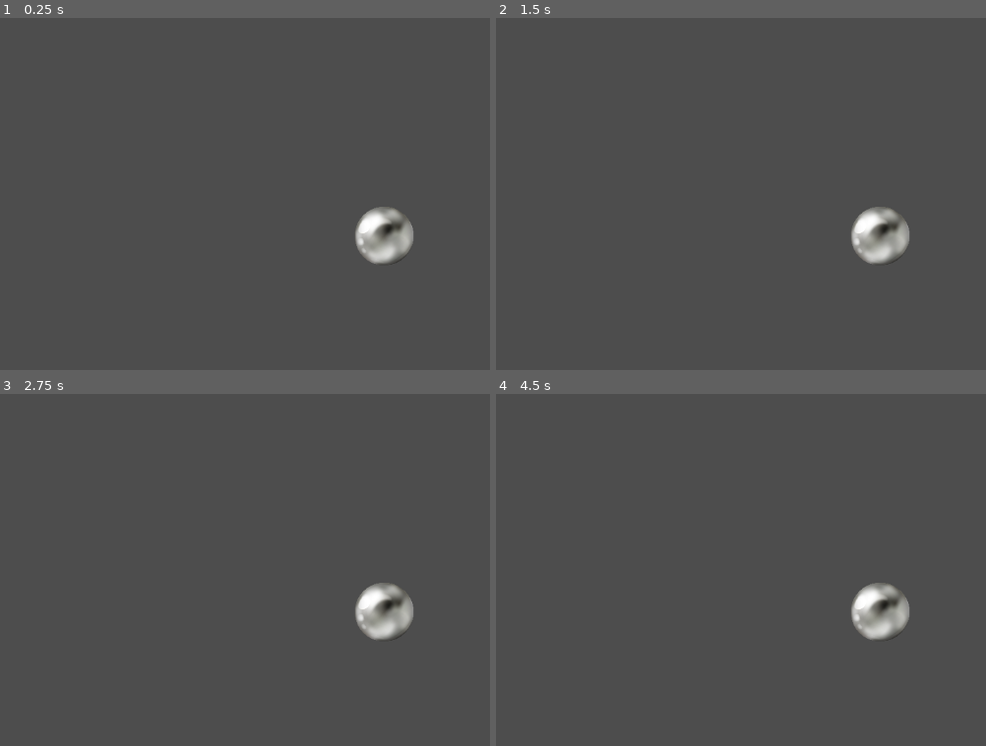
Above: before the commit, frames 1-4 (two rows, left to right).
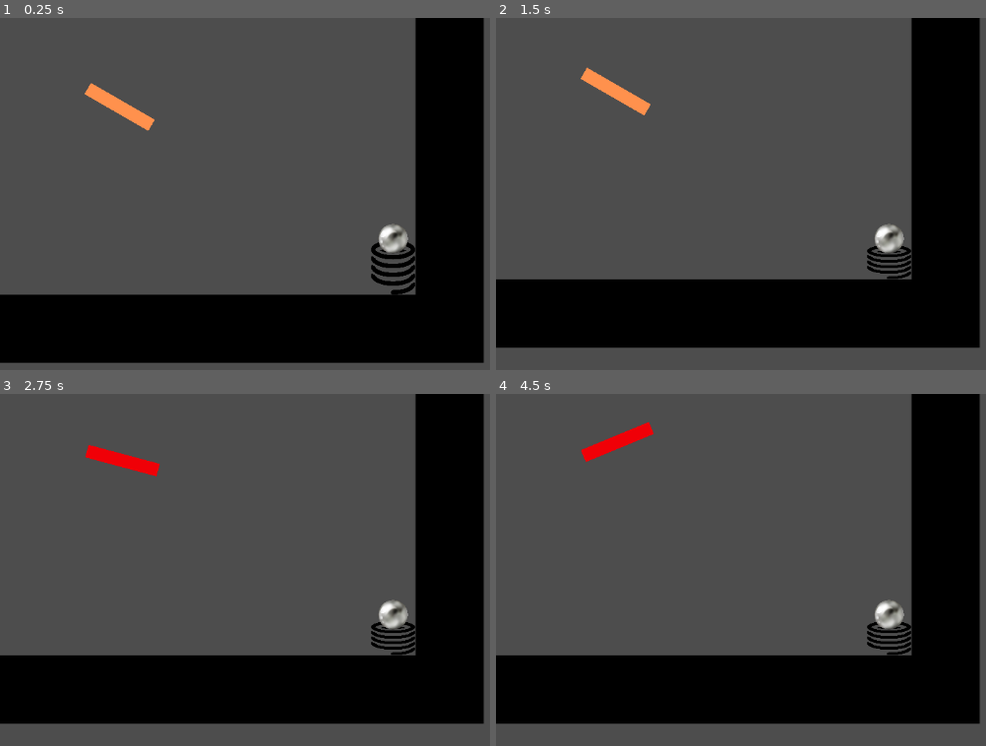
Above: after the commit, the same moments.

Repository: LeoDresang/PinballFinalProject
Game: Godot game, scene res://Scenes/PinballScene.tscn
Same seed, same stepped clock (60 frames per second), same inputs: the game is played once before the commit and once after it.
Inputs:
- Up to frame 1 (0.25 s): no input
- Up to frame 2 (1.5 s): tap Enter at 0.5 s; hold Space (Charge_Spring, bound only after the commit) 0.53-1.28 s; hold D (Right_Flipper, bound only after the commit) from 0.53 s (still down); tap Space (Charge_Spring, bound only after the commit) at 1.35 s
- Up to frame 3 (2.75 s): tap Space (Charge_Spring, bound only after the commit) at 1.52, 1.82, 2 s; release D (Right_Flipper, bound only after the commit) at 2.03 s; hold A (Left_Flipper, bound only after the commit) from 2.03 s (still down); hold Space (Charge_Spring, bound only after the commit) from 2.03 s (still down)
- Up to frame 4 (4.5 s): release A (Left_Flipper, bound only after the commit) at 2.78 s; release Space (Charge_Spring, bound only after the commit) at 2.78 s; hold D (Right_Flipper, bound only after the commit) 2.78-4.28 s; tap Space (Charge_Spring, bound only after the commit) at 2.85, 3.02, 3.32, 4.35 s; tap Enter at 3.5 s; hold Space (Charge_Spring, bound only after the commit) 3.53-4.28 s; hold A (Left_Flipper, bound only after the commit) from 4.28 s (still down)

The runs differ from the first frame. In frame 1, 33% of the frame differs, in the area x 0-99%, y 0-99%; in frame 2, 32%; in frame 3, 32%; in frame 4, 32%.

Commit message:
added a bunch of stuff ngl

Diff:
--- a/pinball-final-project/Scenes/Ball.tscn
+++ b/pinball-final-project/Scenes/Ball.tscn
@@ -1,11 +1,13 @@
-[gd_scene load_steps=3 format=3 uid="uid://b3q84wv6mu7xs"]
+[gd_scene load_steps=4 format=3 uid="uid://b3q84wv6mu7xs"]
 
+[ext_resource type="Script" path="res://Scripts/ball.gd" id="1_muyic"]
 [ext_resource type="Texture2D" uid="uid://bk8onn0jp6i4q" path="res://Assets/Ball.png" id="1_oj547"]
 
 [sub_resource type="CircleShape2D" id="CircleShape2D_4lscg"]
 radius = 43.5
 
 [node name="Ball" type="CharacterBody2D"]
+script = ExtResource("1_muyic")
 
 [node name="Sprite2D" type="Sprite2D" parent="."]
 scale = Vector2(0.1, 0.1)
--- /dev/null
+++ b/pinball-final-project/Scenes/Border.tscn
@@ -0,0 +1,15 @@
+[gd_scene load_steps=2 format=3 uid="uid://c6760ncedyjvs"]
+
+[ext_resource type="Texture2D" uid="uid://dtr4o8xckgl54" path="res://Assets/Border.png" id="1_3mwcy"]
+
+[node name="Border" type="CharacterBody2D"]
+scale = Vector2(2, 2)
+
+[node name="Sprite2D" type="Sprite2D" parent="."]
+texture = ExtResource("1_3mwcy")
+
+[node name="CollisionPolygon2D" type="CollisionPolygon2D" parent="."]
+position = Vector2(7, 0)
+scale = Vector2(1.02, 1.01)
+build_mode = 1
+polygon = PackedVector2Array(-333, 440, -333, -115, -300, -250, -249.75, -325, -166.5, -395, -83.25, -430, 0, -441, 83.25, -430, 166.5, -395, 249.75, -325, 300, -250, 333, -115, 333, 440)
--- /dev/null
+++ b/pinball-final-project/Scenes/Flipper.tscn
@@ -0,0 +1,22 @@
+[gd_scene load_steps=4 format=3 uid="uid://b5j5xf220famq"]
+
+[ext_resource type="Texture2D" uid="uid://b1ihq40u65j3b" path="res://Assets/Flipper.png" id="1_1duck"]
+[ext_resource type="Script" path="res://Scripts/flipper.gd" id="1_7msyh"]
+
+[sub_resource type="RectangleShape2D" id="RectangleShape2D_2bkaf"]
+size = Vector2(38, 216)
+
+[node name="Flipper" type="CharacterBody2D"]
+rotation = -3.66519
+script = ExtResource("1_7msyh")
+MASS = null
+
+[node name="Sprite2D" type="Sprite2D" parent="."]
+position = Vector2(85, 0)
+scale = Vector2(0.2, 0.2)
+texture = ExtResource("1_1duck")
+
+[node name="CollisionShape2D" type="CollisionShape2D" parent="."]
+position = Vector2(85, 0)
+rotation = 1.5708
+shape = SubResource("RectangleShape2D_2bkaf")
--- a/pinball-final-project/Scenes/PinballScene.tscn
+++ b/pinball-final-project/Scenes/PinballScene.tscn
@@ -1,8 +1,31 @@
-[gd_scene load_steps=2 format=3 uid="uid://b20f6a2m233b7"]
+[gd_scene load_steps=5 format=3 uid="uid://b20f6a2m233b7"]
 
 [ext_resource type="PackedScene" uid="uid://b3q84wv6mu7xs" path="res://Scenes/Ball.tscn" id="1_bf2rn"]
+[ext_resource type="PackedScene" uid="uid://c6760ncedyjvs" path="res://Scenes/Border.tscn" id="1_dq3j4"]
+[ext_resource type="PackedScene" uid="uid://b5j5xf220famq" path="res://Scenes/Flipper.tscn" id="2_4jcid"]
+[ext_resource type="PackedScene" uid="uid://d2em4y8sevu8q" path="res://Scenes/Spring.tscn" id="3_mlyqx"]
 
 [node name="Node2D" type="Node2D"]
 
+[node name="Border" parent="." instance=ExtResource("1_dq3j4")]
+position = Vector2(693, 178)
+
+[node name="Spring" parent="." instance=ExtResource("3_mlyqx")]
+position = Vector2(1318, 977)
+
 [node name="Ball" parent="." instance=ExtResource("1_bf2rn")]
-position = Vector2(563, 320)
+position = Vector2(1318, 888)
+
+[node name="Camera2D" type="Camera2D" parent="Ball"]
+rotation = 2.61799
+zoom = Vector2(0.5, 0.5)
+
+[node name="Flipper" parent="." instance=ExtResource("2_4jcid")]
+position = Vector2(443, 464)
+rotation = 0.523599
+MASS = 1.0
+left_flipper = true
+
+[node name="Flipper2" parent="." instance=ExtResource("2_4jcid")]
+position = Vector2(722, -16)
+MASS = 1.0
--- /dev/null
+++ b/pinball-final-project/Scenes/Spring.tscn
@@ -0,0 +1,18 @@
+[gd_scene load_steps=4 format=3 uid="uid://d2em4y8sevu8q"]
+
+[ext_resource type="Texture2D" uid="uid://d0pdkfygms7iy" path="res://Assets/Spring.png" id="1_ejqoj"]
+[ext_resource type="Script" path="res://Scripts/spring.gd" id="1_v7or4"]
+
+[sub_resource type="RectangleShape2D" id="RectangleShape2D_04imx"]
+size = Vector2(130, 120)
+
+[node name="Spring" type="CharacterBody2D"]
+script = ExtResource("1_v7or4")
+
+[node name="Sprite2D" type="Sprite2D" parent="."]
+scale = Vector2(0.2, 0.2)
+texture = ExtResource("1_ejqoj")
+
+[node name="CollisionShape2D" type="CollisionShape2D" parent="."]
+position = Vector2(0, 20)
+shape = SubResource("RectangleShape2D_04imx")
--- /dev/null
+++ b/pinball-final-project/Scripts/ball.gd
@@ -0,0 +1,17 @@
+extends CharacterBody2D
+
+@export var GRAVITY = 9.81
+@export var MASS:float = 100
+
+const SPEED = 300.0
+const JUMP_VELOCITY = -400.0
+
+func _ready()-> void:
+	await get_tree().get_root().ready
+	Globals.ball = self
+
+func _physics_process(delta: float) -> void:
+	if not is_on_floor():
+		velocity.y += GRAVITY * MASS * delta
+
+	move_and_slide()
--- /dev/null
+++ b/pinball-final-project/Scripts/flipper.gd
@@ -0,0 +1,46 @@
+extends CharacterBody2D
+
+@export var FLIPPER_CD:float = 0.8
+@export var SWING_TIME:float = 0.1
+@export var MASS:float = 1
+
+@export var left_flipper:bool = false
+
+@onready var sprite = $Sprite2D
+@onready var collider = $CollisionShape2D
+
+var flipper_on_cd:bool = false
+
+func ready()->void:
+	if(left_flipper):
+		rotation_degrees = 30
+	else:
+		rotation_degrees = -210
+
+func _process(delta:float)->void:
+
+	if(!flipper_on_cd):
+		if (left_flipper):
+			if(Input.is_action_just_pressed("Left_Flipper")):
+				start_flipper_cd(true)
+		else:
+			if(Input.is_action_just_pressed("Right_Flipper")):
+				start_flipper_cd(false)
+
+func start_flipper_cd(left:bool)->void:
+	var tween = get_tree().create_tween().set_trans(Tween.TRANS_LINEAR)
+	if(left):
+		tween.tween_property(self, "rotation_degrees", -30, SWING_TIME)
+	else:
+		tween.tween_property(self, "rotation_degrees", -150, SWING_TIME)
+	flipper_on_cd = true
+	await get_tree().create_timer(SWING_TIME).timeout
+	sprite.modulate = Color(0.939, 0, 0.09, 1)
+	tween = get_tree().create_tween().set_trans(Tween.TRANS_LINEAR)
+	if(left):
+		tween.tween_property(self, "rotation_degrees", 30, FLIPPER_CD)
+	else:
+		tween.tween_property(self, "rotation_degrees", -210, FLIPPER_CD)
+	await get_tree().create_timer(FLIPPER_CD).timeout
+	flipper_on_cd = false
+	sprite.modulate = Color(1, 1, 1, 1)
--- /dev/null
+++ b/pinball-final-project/Scripts/globals.gd
@@ -0,0 +1,6 @@
+extends Node
+
+var ball:CharacterBody2D = null
+
+func apply_ball_force(force:Vector2):
+	pass
--- /dev/null
+++ b/pinball-final-project/Scripts/spring.gd
@@ -0,0 +1,27 @@
+extends CharacterBody2D
+
+const COMPRESSION_AMOUNT:float = 0.5
+
+@export var SPRING_CONSTANT:float = 1
+@export var MASS:float = 1
+
+var RELAXED_LENGTH:float
+
+@onready var sprite = $Sprite2D
+@onready var collider = $CollisionShape2D
+
+var spring_used:bool = false
+
+func _ready():
+	RELAXED_LENGTH = scale.y
+
+func _process(delta: float) -> void:
+
+	if(Input.is_action_just_released("Charge_Spring")):
+		spring_used = true
+
+	if(!spring_used):
+		if(Input.is_action_pressed("Charge_Spring")):
+			if(scale.y > 0.5):
+				scale.y -= COMPRESSION_AMOUNT * delta
+				position.y += (COMPRESSION_AMOUNT * delta) * 80
--- a/pinball-final-project/project.godot
+++ b/pinball-final-project/project.godot
@@ -14,3 +14,25 @@
 run/main_scene="res://Scenes/PinballScene.tscn"
 config/features=PackedStringArray("4.3", "Forward Plus")
 config/icon="res://icon.svg"
+
+[autoload]
+
+Globals="*res://Scripts/globals.gd"
+
+[input]
+
+Charge_Spring={
+"deadzone": 0.5,
+"events": [Object(InputEventKey,"resource_local_to_scene":false,"resource_name":"","device":-1,"window_id":0,"alt_pressed":false,"shift_pressed":false,"ctrl_pressed":false,"meta_pressed":false,"pressed":false,"keycode":0,"physical_keycode":32,"key_label":0,"unicode":32,"location":0,"echo":false,"script":null)
+]
+}
+Right_Flipper={
+"deadzone": 0.5,
+"events": [Object(InputEventKey,"resource_local_to_scene":false,"resource_name":"","device":-1,"window_id":0,"alt_pressed":false,"shift_pressed":false,"ctrl_pressed":false,"meta_pressed":false,"pressed":false,"keycode":0,"physical_keycode":68,"key_label":0,"unicode":100,"location":0,"echo":false,"script":null)
+]
+}
+Left_Flipper={
+"deadzone": 0.5,
+"events": [Object(InputEventKey,"resource_local_to_scene":false,"resource_name":"","device":-1,"window_id":0,"alt_pressed":false,"shift_pressed":false,"ctrl_pressed":false,"meta_pressed":false,"pressed":false,"keycode":0,"physical_keycode":65,"key_label":0,"unicode":97,"location":0,"echo":false,"script":null)
+]
+}
Binary file added: pinball-final-project/Assets/Border.png
Not shown, added: pinball-final-project/Assets/Border.png.import
Binary file added: pinball-final-project/Assets/Flipper.png
Not shown, added: pinball-final-project/Assets/Flipper.png.import
Binary file added: pinball-final-project/Assets/Spring.png
Not shown, added: pinball-final-project/Assets/Spring.png.import
